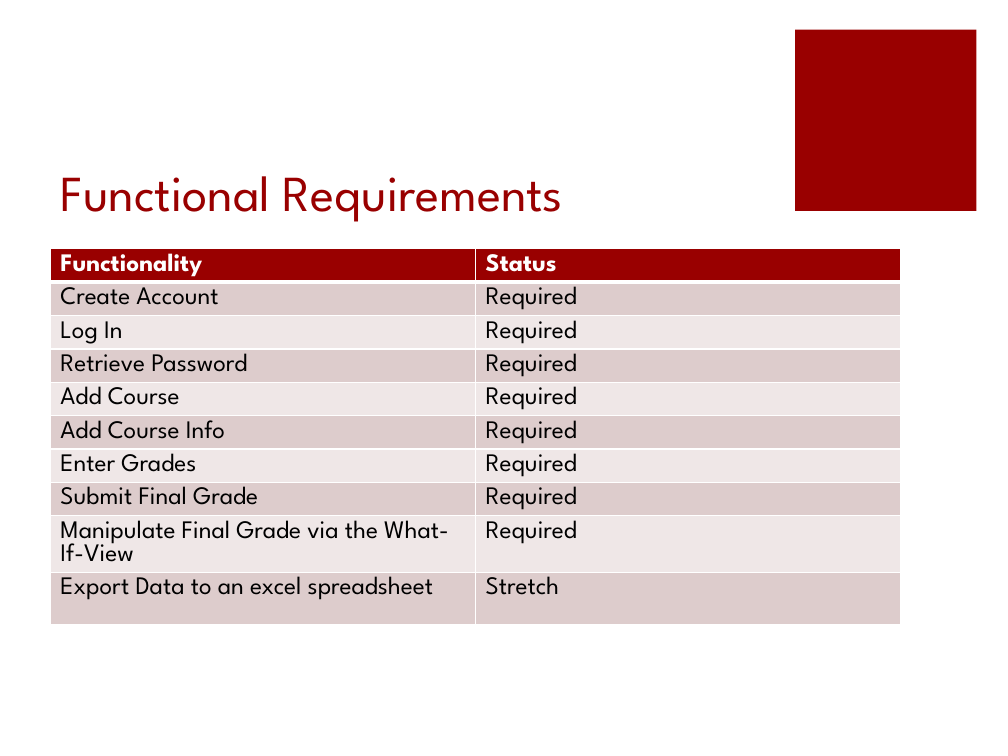
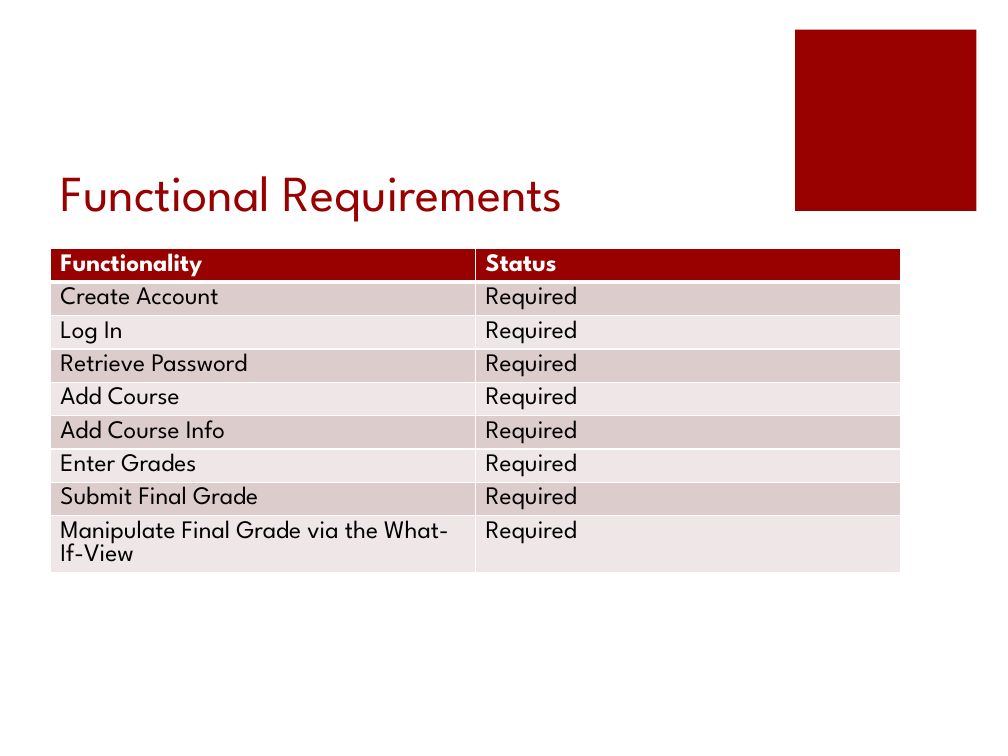
Before and after one commit to amdonham/DropGrade, a slide deck: slide 10 of Documents/SeniorDesignRequirementsP1.pptx (slide 8 before the commit). Drawn at 1008x756 pixels with LibreOffice and Linux fonts; fonts in the diff are those of the drawing. Boxes give left, top, right and bottom in pixels: in the first picture for what was removed or moved away, otherwise in the second. Text is boxed around its words. In the diff, an @@ line names an element or a change of style, - is before the commit and + after.

```diff
--- a/Documents/SeniorDesignRequirementsP1.pptx
+++ b/Documents/SeniorDesignRequirementsP1.pptx
@@ table at <box>50,249,901,642</box> @@
-row 10: Export Data to an excel spreadsheet | Stretch
```
Also in this commit, not shown: 5 other slides changed, 4 slides added, 1 slide removed.
